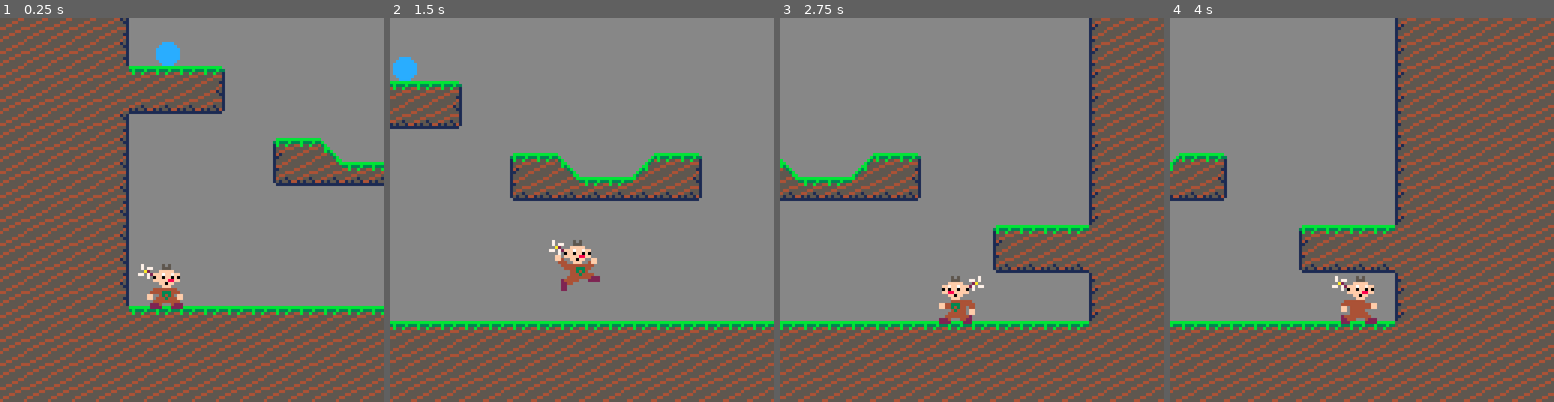
Above: before the commit, frames 1-4 (left to right).
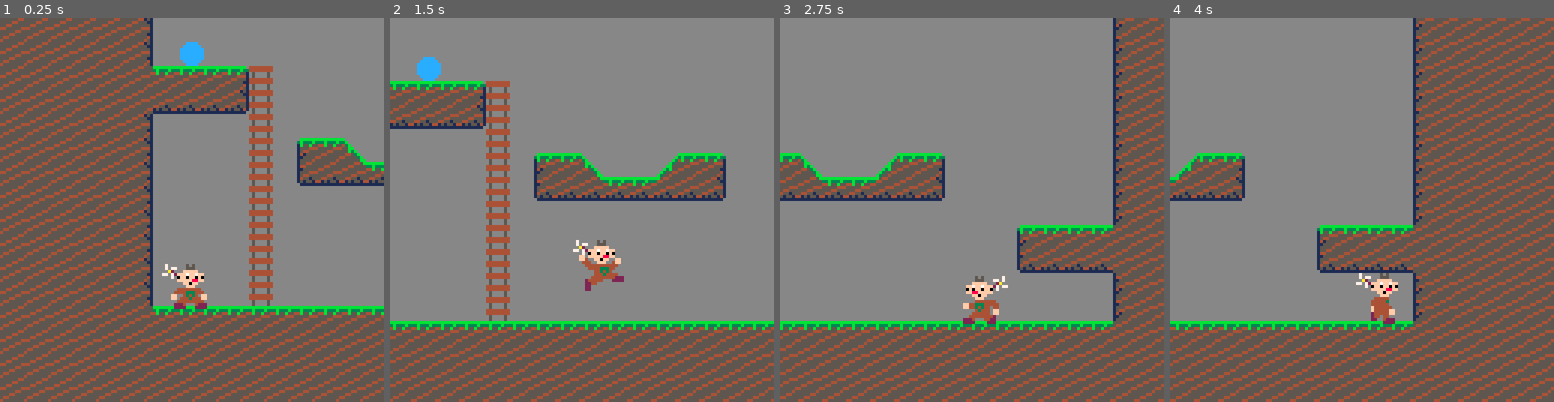
Above: after the commit, the same moments.

Repository: Paar86/Save_The_Gummies
Game: Godot game, scene res://Src/Levels/LevelTest.tscn
Two runs of this game, one before a commit and one after it. Both use one fixed random seed, a clock stepped at 60 frames per second and the inputs below.
Inputs:
- Up to frame 1 (0.25 s): no input
- Up to frame 2 (1.5 s): hold Ctrl (action) 0.53-1.28 s; hold Right (move_right) from 0.53 s (still down); tap Space (jump) at 0.77, 0.8, 1.07, 1.35 s
- Up to frame 3 (2.75 s): tap Space (jump) at 1.52, 1.82, 2.3 s; tap Ctrl (action) at 1.55 s; release Right (move_right) at 2.03 s; hold Left (move_left) from 2.03 s (still down); hold Ctrl (action) from 2.03 s (still down)
- Up to frame 4 (4 s): release Left (move_left) at 2.78 s; release Ctrl (action) at 2.78 s; hold Right (move_right) from 2.78 s (still down); tap Ctrl (action) at 2.85 s; tap Space (jump) at 3.02, 3.32 s; hold Space (jump) from 3.53 s (still down)

The runs differ from the first frame. In frame 1, 11% of the frame differs, in the area x 31-96%, y 0-78%; in frame 2, 8.2%; in frame 3, 9.3%; in frame 4, 32%, in the area x 0-100%, y 0-100%.

Commit message:
Added ladder and climbing state/animation.

Diff:
--- a/Src/Autoload/Events.gd
+++ b/Src/Autoload/Events.gd
@@ -3,3 +3,4 @@
 signal player_direction_changed(direction: float)
 signal player_aiming_requested
 signal player_aiming_called_off
+signal player_exited_ladder
--- a/Src/Common/Camera/PlayerCamera.gd
+++ b/Src/Common/Camera/PlayerCamera.gd
@@ -2,11 +2,11 @@
 
 const OFFSET_X_DEFAULT: float = 8.0
 
-@export var enable_offset: = false
 @export var drag_margin: = 0.125
 
-var offset_x_target: float = OFFSET_X_DEFAULT
-var helper_offset_x: float = OFFSET_X_DEFAULT
+var enable_offset: = false
+var offset_x_target: float = 0.0
+var helper_offset_x: float = 0.0
 var player_direction: float = 1.0
 
 
--- a/Src/Common/StateMachine/StateMachine.gd
+++ b/Src/Common/StateMachine/StateMachine.gd
@@ -31,7 +31,7 @@
 
 	var desired_state := desired_states.pop_front() as State
 	if current_state and !current_state.states_for_transition.has(desired_state):
-		push_error("State '%s' cannot transition to a state '%s'" % [current_state.state_name, desired_state.state_name])
+		assert(false, "State '%s' cannot transition to a state '%s'" % [current_state.state_name, desired_state.state_name])
 		return
 
 	# There is no state at the beginning so nothing can "exit"
--- /dev/null
+++ b/Src/Entities/Objects/Ladder.tscn
@@ -0,0 +1,16 @@
+[gd_scene load_steps=2 format=3 uid="uid://cpjklwe1a6wss"]
+
+[ext_resource type="Texture2D" uid="uid://c5xmt17rxx4fu" path="res://Assets/Objects/ladder.png" id="1_lrb3x"]
+
+[node name="Ladder" type="Area2D" groups=["Ladders"]]
+collision_layer = 16
+collision_mask = 0
+
+[node name="Sprite2D" type="Sprite2D" parent="."]
+texture_repeat = 2
+texture = ExtResource("1_lrb3x")
+offset = Vector2(0, -4)
+region_enabled = true
+region_rect = Rect2(0, 0, 8, 8)
+
+[node name="CollisionShape2D" type="CollisionShape2D" parent="."]
--- a/Src/Entities/Player/Player.gd
+++ b/Src/Entities/Player/Player.gd
@@ -7,6 +7,7 @@
 @onready var animation_player: AnimationPlayer = $AnimationPlayer
 
 var pickable_objects: Array[RigidBody2D] = []
+var touching_ladders: Array[Area2D] = []
 var hold_object: BallCreature = null
 
 var aim_direction: Vector2:
@@ -48,3 +49,14 @@
 func on_pickup_detector_body_exited(body: PhysicsBody2D) -> void:
 	if body is RigidBody2D and pickable_objects.has(body):
 		pickable_objects.erase(body)
+
+
+func on_objects_detector_area_entered(area: Area2D) -> void:
+	if area.is_in_group("Ladders"):
+		touching_ladders.append(area)
+
+
+func on_objects_detector_area_exited(area: Area2D) -> void:
+	if area.is_in_group("Ladders"):
+		touching_ladders.erase(area)
+		Events.player_exited_ladder.emit()
--- a/Src/Entities/Player/Player.tscn
+++ b/Src/Entities/Player/Player.tscn
@@ -13,6 +13,7 @@
 [ext_resource type="Script" path="res://Src/Entities/Player/States/CarryIdle.gd" id="10_8rxfi"]
 [ext_resource type="Script" path="res://Src/Entities/Player/States/CarryWalk.gd" id="11_b3060"]
 [ext_resource type="Script" path="res://Src/Entities/Player/States/Kick.gd" id="13_puh06"]
+[ext_resource type="Script" path="res://Src/Entities/Player/States/Climb.gd" id="14_ab6lr"]
 
 [sub_resource type="AtlasTexture" id="AtlasTexture_y6qj4"]
 atlas = ExtResource("3_ppmj7")
@@ -81,6 +82,14 @@
 [sub_resource type="AtlasTexture" id="AtlasTexture_btrci"]
 atlas = ExtResource("3_ppmj7")
 region = Rect2(36, 54, 18, 18)
+
+[sub_resource type="AtlasTexture" id="AtlasTexture_jev2q"]
+atlas = ExtResource("3_ppmj7")
+region = Rect2(0, 90, 18, 18)
+
+[sub_resource type="AtlasTexture" id="AtlasTexture_aobfx"]
+atlas = ExtResource("3_ppmj7")
+region = Rect2(18, 90, 18, 18)
 
 [sub_resource type="AtlasTexture" id="AtlasTexture_0wiak"]
 atlas = ExtResource("3_ppmj7")
@@ -195,6 +204,17 @@
 }],
 "loop": true,
 "name": &"kick",
+"speed": 5.0
+}, {
+"frames": [{
+"duration": 1.0,
+"texture": SubResource("AtlasTexture_jev2q")
+}, {
+"duration": 1.0,
+"texture": SubResource("AtlasTexture_aobfx")
+}],
+"loop": true,
+"name": &"ladder",
 "speed": 5.0
 }, {
 "frames": [{
@@ -228,10 +248,13 @@
 }]
 
 [sub_resource type="RectangleShape2D" id="RectangleShape2D_7nepf"]
-size = Vector2(9, 13)
+size = Vector2(7, 14)
 
 [sub_resource type="RectangleShape2D" id="RectangleShape2D_akgtd"]
-size = Vector2(13, 9)
+size = Vector2(12, 8)
+
+[sub_resource type="RectangleShape2D" id="RectangleShape2D_4tvp5"]
+size = Vector2(10, 8)
 
 [sub_resource type="Animation" id="Animation_kpv3r"]
 length = 0.001
@@ -294,7 +317,7 @@
 update_scale = false
 
 [node name="CollisionShape2D" type="CollisionShape2D" parent="."]
-position = Vector2(-0.5, -7.5)
+position = Vector2(0, -8)
 shape = SubResource("RectangleShape2D_7nepf")
 
 [node name="StateMachine" type="Node" parent="." node_paths=PackedStringArray("initial_state", "animated_sprite")]
@@ -310,17 +333,17 @@
 [node name="Idle" type="Node" parent="StateMachine/Move" node_paths=PackedStringArray("move_state", "states_for_transition")]
 script = ExtResource("6_kxhls")
 move_state = NodePath("..")
-states_for_transition = [NodePath("../Run"), NodePath("../Air"), NodePath("../../Pickup")]
+states_for_transition = [NodePath("../Run"), NodePath("../Air"), NodePath("../../Pickup"), NodePath("../../Climb")]
 
 [node name="Run" type="Node" parent="StateMachine/Move" node_paths=PackedStringArray("move_state", "states_for_transition")]
 script = ExtResource("7_xjuja")
 move_state = NodePath("..")
-states_for_transition = [NodePath("../Idle"), NodePath("../Air"), NodePath("../../Pickup")]
+states_for_transition = [NodePath("../Idle"), NodePath("../Air"), NodePath("../../Pickup"), NodePath("../../Climb")]
 
 [node name="Air" type="Node" parent="StateMachine/Move" node_paths=PackedStringArray("move_state", "states_for_transition")]
 script = ExtResource("8_j1lab")
 move_state = NodePath("..")
-states_for_transition = [NodePath("../Idle")]
+states_for_transition = [NodePath("../Idle"), NodePath("../../Climb")]
 
 [node name="JumpTimer" type="Timer" parent="StateMachine/Move/Air"]
 process_callback = 0
@@ -368,14 +391,27 @@
 character = NodePath("../..")
 states_for_transition = [NodePath("../Move/Idle")]
 
+[node name="Climb" type="Node" parent="StateMachine" node_paths=PackedStringArray("character", "states_for_transition")]
+script = ExtResource("14_ab6lr")
+character = NodePath("../..")
+states_for_transition = [NodePath("../Move/Idle"), NodePath("../Move/Air")]
+
 [node name="PickupArea" type="Area2D" parent="."]
 position = Vector2(0, -11)
 collision_layer = 0
 collision_mask = 8
 
 [node name="CollisionShape2D" type="CollisionShape2D" parent="PickupArea"]
-position = Vector2(-0.5, 6.5)
+position = Vector2(0, 7)
 shape = SubResource("RectangleShape2D_akgtd")
+
+[node name="ObjectsDetector" type="Area2D" parent="."]
+position = Vector2(0, -5)
+collision_layer = 0
+collision_mask = 16
+
+[node name="CollisionShape2D" type="CollisionShape2D" parent="ObjectsDetector"]
+shape = SubResource("RectangleShape2D_4tvp5")
 
 [node name="AnimationPlayer" type="AnimationPlayer" parent="."]
 libraries = {
@@ -388,3 +424,5 @@
 [connection signal="timeout" from="StateMachine/Move/Carry/ToAimTimer" to="StateMachine/Move/Carry" method="on_to_aim_timer_timeout"]
 [connection signal="body_entered" from="PickupArea" to="." method="on_pickup_detector_body_entered"]
 [connection signal="body_exited" from="PickupArea" to="." method="on_pickup_detector_body_exited"]
+[connection signal="area_entered" from="ObjectsDetector" to="." method="on_objects_detector_area_entered"]
+[connection signal="area_exited" from="ObjectsDetector" to="." method="on_objects_detector_area_exited"]
--- a/Src/Entities/Player/States/Air.gd
+++ b/Src/Entities/Player/States/Air.gd
@@ -32,6 +32,8 @@
 			move_state.character.velocity.y = -JUMP_FORCE
 			move_state.gravity_scale = 0.0
 			jump_timer.start()
+		elif params.initial_impulse:
+			move_state.character.velocity = params.initial_impulse
 
 	# Procaution if the jump has been initiated by Idle state using buffered jump
 	if not Input.is_action_pressed("jump"):
@@ -54,6 +56,10 @@
 
 
 func unhandled_input(event: InputEvent) -> void:
+	if event.is_action_pressed("move_up") and move_state .character.touching_ladders.size() > 0:
+		state_machine.transition_to("Climb")
+		return
+
 	# End of the jump by user input
 	if event.is_action_released("jump"):
 		is_jumping = false
--- /dev/null
+++ b/Src/Entities/Player/States/Climb.gd
@@ -0,0 +1,48 @@
+extends State
+
+const CLIMBING_SPEED: float = 20.0
+const LADDER_EXIT_FORCE: float = 150.0
+
+@export var character: Player = null
+
+
+func on_enter(params: StateParams) -> void:
+	assert(character, "Character node cannot be null!")
+
+	Events.player_exited_ladder.connect(on_player_exited_ladder)
+
+	var ladder: Area2D = character.touching_ladders[0]
+	character.global_position.x = ladder.global_position.x
+	state_machine.change_animation("ladder")
+
+
+func unhandled_input(event: InputEvent) -> void:
+	if event.is_action_pressed("jump"):
+		var new_params := StateParams.new()
+		new_params.initiated_jumping = true
+		state_machine.transition_to("Air", new_params)
+		return
+
+
+func on_exit() -> void:
+	Events.player_exited_ladder.disconnect(on_player_exited_ladder)
+
+
+func physics_process(delta: float) -> void:
+	var climbing_direction: = Input.get_axis("move_down", "move_up")
+	character.velocity = Vector2.UP * climbing_direction * CLIMBING_SPEED
+	state_machine.change_animation_speed_scale(0.0)
+	if climbing_direction:
+		state_machine.change_animation_speed_scale(1.0)
+
+	character.move_and_slide()
+
+	if character.is_on_floor():
+		state_machine.transition_to("Idle")
+		return
+
+
+func on_player_exited_ladder() -> void:
+	var params = StateParams.new()
+	params.initial_impulse = Vector2.UP * LADDER_EXIT_FORCE
+	state_machine.transition_to("Air", params)
--- a/Src/Entities/Player/States/Idle.gd
+++ b/Src/Entities/Player/States/Idle.gd
@@ -4,7 +4,7 @@
 
 
 func on_enter(params: StateParams) -> void:
-	if params && params.is_jump_buffered:
+	if params and params.is_jump_buffered:
 		var new_params := StateParams.new()
 		new_params.initiated_jumping = true
 		state_machine.transition_to("Air", new_params)
--- a/Src/Entities/Player/States/Move.gd
+++ b/Src/Entities/Player/States/Move.gd
@@ -25,6 +25,10 @@
 
 
 func unhandled_input(event: InputEvent) -> void:
+	if event.is_action_pressed("move_up") and character.touching_ladders.size() > 0:
+		state_machine.transition_to("Climb")
+		return
+
 	if event.is_action_pressed("jump") and movement_enabled:
 		var params := StateParams.new()
 		params.initiated_jumping = true
--- a/Src/Levels/LevelBase.tscn
+++ b/Src/Levels/LevelBase.tscn
@@ -6,6 +6,8 @@
 
 [node name="LevelBase" type="Node"]
 script = ExtResource("1_03m7p")
+
+[node name="Objects" type="Node" parent="."]
 
 [node name="TileMap" type="TileMap" parent="."]
 cell_quadrant_size = 8
@@ -25,3 +27,5 @@
 
 [node name="CameraTransform" type="RemoteTransform2D" parent="Player"]
 remote_path = NodePath("../../PlayerCamera")
+update_rotation = false
+update_scale = false
--- a/Src/Levels/LevelTest.tscn
+++ b/Src/Levels/LevelTest.tscn
@@ -1,25 +1,38 @@
-[gd_scene load_steps=4 format=3 uid="uid://becvu2tommbnh"]
+[gd_scene load_steps=6 format=3 uid="uid://becvu2tommbnh"]
 
 [ext_resource type="PackedScene" uid="uid://dvje8c8sahcwc" path="res://Src/Levels/LevelBase.tscn" id="1_wv10m"]
+[ext_resource type="PackedScene" uid="uid://cpjklwe1a6wss" path="res://Src/Entities/Objects/Ladder.tscn" id="2_gjefk"]
 [ext_resource type="TileSet" uid="uid://b7sy6v702d6in" path="res://Src/Resources/Tilesets/grass_tiny_tileset.tres" id="2_y5w7g"]
 [ext_resource type="PackedScene" uid="uid://c36mwvup5f8ad" path="res://Src/Entities/BallCreature/BallCreature.tscn" id="3_su1xc"]
 
+[sub_resource type="RectangleShape2D" id="RectangleShape2D_gq168"]
+size = Vector2(6, 76)
+
 [node name="LevelTest" instance=ExtResource("1_wv10m")]
 
-[node name="TileMap" parent="." index="0"]
+[node name="Ladder" parent="Objects" index="0" instance=ExtResource("2_gjefk")]
+position = Vector2(44, 120)
+
+[node name="Sprite2D" parent="Objects/Ladder" index="0"]
+position = Vector2(0, -36)
+region_rect = Rect2(0, 0, 8, 80)
+
+[node name="CollisionShape2D" parent="Objects/Ladder" index="1"]
+position = Vector2(0, -38)
+shape = SubResource("RectangleShape2D_gq168")
+
+[node name="TileMap" parent="." index="1"]
 tile_set = ExtResource("2_y5w7g")
-layer_0/tile_data = PackedInt32Array(0, 131072, 1, 65536, 19 …(319 unchanged characters)… , 131072, 0, 983044, 131072, 0, 983045, 131072, 0, 983046, 131072, 0, 983047, 131072, 0, 983048, 131072, 0, 983049, 131072, 0,  …(20154 unchanged characters)…
+layer_0/tile_data = PackedInt32Array(0, 131072, 1, 65536, 19 …(319 unchanged characters)… , 131072, 0, 983044, 131072, 0, 983045, 589824, 1, 983046, 131072, 0, 983047, 589824, 1, 983048, 131072, 0, 983049, 131072, 0,  …(20154 unchanged characters)…
 layer_1/tile_data = PackedInt32Array(524297, 262144, 2, 524300, 327680, 2, 589836, 655360, 1, 589837, 131072, 2, 524301, 131072, 0, 524296, 131072, 0, 589832, 131072, 2, 589833, 720896, 1)
 
-[node name="PlayerCamera" parent="." index="1"]
+[node name="PlayerCamera" parent="." index="2"]
 position = Vector2(21, 120)
-
-[node name="Player" parent="." index="2"]
-position = Vector2(21, 120)
-
-[node name="CameraTransform" parent="Player" index="7"]
-update_rotation = false
-update_scale = false
 
 [node name="BallCreature" parent="." index="3" instance=ExtResource("3_su1xc")]
 position = Vector2(21, 35)
+
+[node name="Player" parent="." index="4"]
+position = Vector2(21, 120)
+
+[editable path="Objects/Ladder"]
--- a/project.godot
+++ b/project.godot
@@ -67,6 +67,7 @@
 2d_physics/layer_2="Player"
 2d_physics/layer_3="Enemy"
 2d_physics/layer_4="BallCreature"
+2d_physics/layer_5="WorldObject"
 
 [rendering]
 
Binary file added: Assets/Objects/ladder.png
Not shown, added: Assets/Objects/ladder.png.import
Binary file changed: Assets/Player/player_sheet.png
Not shown: 1 places in Src/Entities/Player/Player.tscn that only renumber resources
